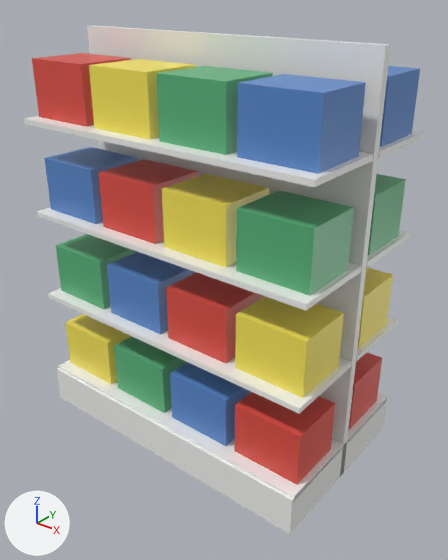
One commit to the glTF model modules/assets/internal/models/airport/airport.retail.gondola.glb: the scene before it, then after it.
Rendered twice from a camera (50 mm lens) standing at (1.36, -1.649, 1.658) and looking at (0.056, -0.019, 0.647). Lighting does not change. The marker at lower left points along +X, +Y and +Z. The picture after the commit comes second.

The first picture shows 'main__laminate_white', 'main__plastic_blue', 'main__plastic_green', 'main__plastic_red', 'main__plastic_yellow'.
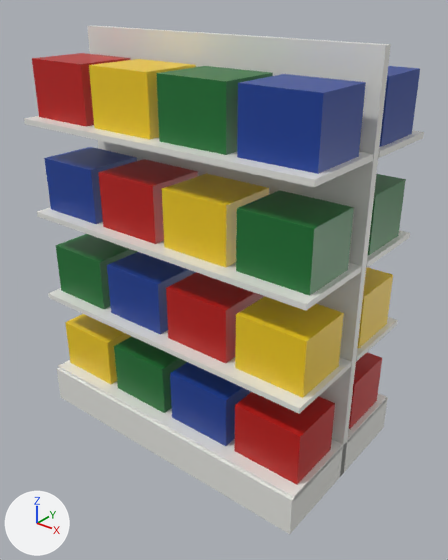
Edits to the scene script, one JSON object a line:
```json
{"op": "set", "path": "mat_plastic_blue.base_color", "old": "(0.1, 0.25, 0.6)", "new": "(0.01, 0.0509, 0.319)", "note": "blue #5989cb -> blue #194099"}
{"op": "set", "path": "mat_plastic_green.base_color", "old": "(0.1, 0.45, 0.2)", "new": "(0.01, 0.171, 0.0331)", "note": "green #59b37c -> dark green #197333"}
{"op": "set", "path": "mat_plastic_red.base_color", "old": "(0.75, 0.08, 0.06)", "new": "(0.522, 0.0072, 0.0049)", "note": "red #e15045 -> red #bf140f"}
{"op": "set", "path": "mat_plastic_yellow.base_color", "old": "(0.95, 0.8, 0.1)", "new": "(0.89, 0.604, 0.01)", "note": "yellow #f9e759 -> yellow #f2cc19"}
```

Boxes [x1, y1, x2, y2] around the edits, measured in the pictures (448 x 560 px):
```json
{"object": "main__plastic_blue", "change": "recoloured", "before": [44, 66, 420, 446], "after": [44, 66, 420, 446], "on screen": "darker"}
{"object": "main__plastic_green", "change": "recoloured", "before": [56, 66, 406, 413], "after": [56, 66, 406, 413], "on screen": "green to dark green"}
{"object": "main__plastic_yellow", "change": "recoloured", "before": [65, 59, 393, 398], "after": [65, 59, 393, 398]}
{"object": "main__plastic_red", "change": "recoloured", "before": [32, 53, 382, 485], "after": [32, 53, 382, 485]}
```
